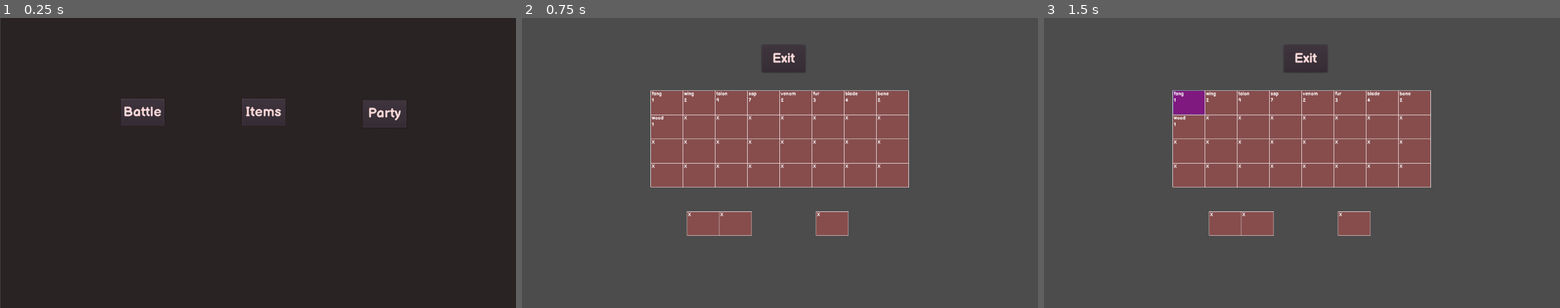
Above: before the commit, frames 1-3 (left to right).
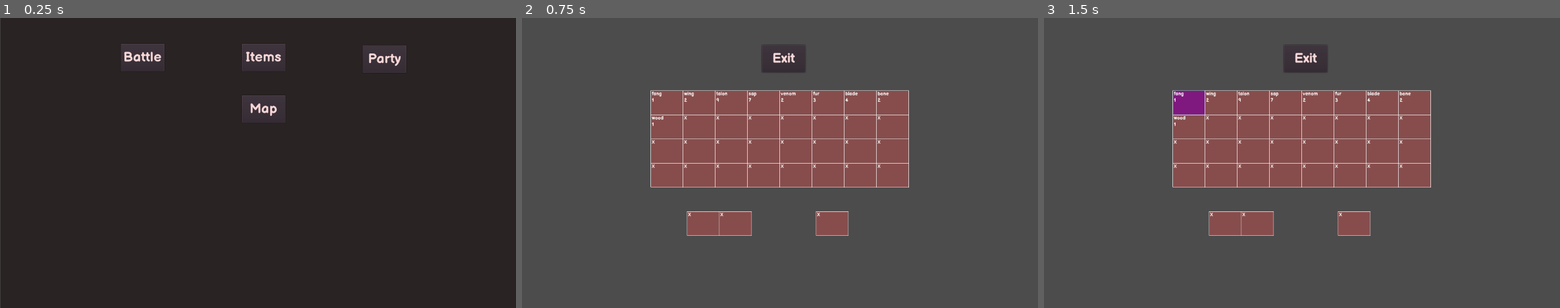
Above: after the commit, the same moments.

Repository: notMSB/shatterblade
Game: Godot game, scene res://src/Project/Debug.tscn
The game is run twice, just before and just after one commit, with the same random seed, the same clock (stepped at 60 frames per second) and the same inputs.
Inputs (mouse positions are in pixels of both pictures, inside the frame that each line leads up to):
- Up to frame 1 (0.25 s): no input
- Up to frame 2 (0.75 s): click "Items" at 0.5 s
- Up to frame 3 (1.5 s): click (1188, 102) at 1.27 s

The runs differ from the first frame. In frame 1, 2.1% of the frame differs, in the area x 23-79%, y 8-38%; in frame 2, nothing differs; in frame 3, nothing differs.

Commit message:
map functionality

Diff:
--- a/src/Project/Debug.gd
+++ b/src/Project/Debug.gd
@@ -8,3 +8,6 @@
 
 func _on_Battle_pressed():
 	return get_tree().change_scene("res://src/Project/Battle.tscn")
+
+func _on_Map_pressed():
+	return get_tree().change_scene("res://src/Project/Map.tscn")
--- a/src/Project/Debug.tscn
+++ b/src/Project/Debug.tscn
@@ -23,9 +23,9 @@
 [node name="Party" type="Button" parent="."]
 modulate = Color( 0.976471, 0.847059, 0.847059, 1 )
 margin_left = 900.0
-margin_top = 204.149
+margin_top = 68.149
 margin_right = 1008.0
-margin_bottom = 272.149
+margin_bottom = 136.149
 custom_fonts/font = SubResource( 1 )
 custom_colors/font_color_disabled = Color( 1, 1, 1, 1 )
 custom_colors/font_color = Color( 1, 1, 1, 1 )
@@ -39,9 +39,9 @@
 [node name="Inventory" type="Button" parent="."]
 modulate = Color( 0.976471, 0.847059, 0.847059, 1 )
 margin_left = 600.0
-margin_top = 200.0
+margin_top = 64.0
 margin_right = 708.0
-margin_bottom = 268.0
+margin_bottom = 132.0
 custom_fonts/font = SubResource( 1 )
 custom_colors/font_color_disabled = Color( 1, 1, 1, 1 )
 custom_colors/font_color = Color( 1, 1, 1, 1 )
@@ -52,12 +52,28 @@
 "_edit_use_anchors_": false
 }
 
+[node name="Map" type="Button" parent="."]
+modulate = Color( 0.976471, 0.847059, 0.847059, 1 )
+margin_left = 600.0
+margin_top = 192.0
+margin_right = 708.0
+margin_bottom = 260.0
+custom_fonts/font = SubResource( 1 )
+custom_colors/font_color_disabled = Color( 1, 1, 1, 1 )
+custom_colors/font_color = Color( 1, 1, 1, 1 )
+custom_colors/font_color_hover = Color( 1, 1, 1, 1 )
+custom_colors/font_color_pressed = Color( 1, 1, 1, 1 )
+text = "Map"
+__meta__ = {
+"_edit_use_anchors_": false
+}
+
 [node name="Battle" type="Button" parent="."]
 modulate = Color( 0.976471, 0.847059, 0.847059, 1 )
 margin_left = 300.0
-margin_top = 200.0
+margin_top = 64.0
 margin_right = 408.0
-margin_bottom = 268.0
+margin_bottom = 132.0
 custom_fonts/font = SubResource( 1 )
 custom_colors/font_color_disabled = Color( 1, 1, 1, 1 )
 custom_colors/font_color = Color( 1, 1, 1, 1 )
@@ -70,4 +86,5 @@
 
 [connection signal="pressed" from="Party" to="." method="_on_Party_pressed"]
 [connection signal="pressed" from="Inventory" to="." method="_on_Inventory_pressed"]
+[connection signal="pressed" from="Map" to="." method="_on_Map_pressed"]
 [connection signal="pressed" from="Battle" to="." method="_on_Battle_pressed"]
--- /dev/null
+++ b/src/Project/Line.tscn
@@ -0,0 +1,4 @@
+[gd_scene format=2]
+
+[node name="Line" type="Line2D"]
+width = 5.0
--- /dev/null
+++ b/src/Project/Map.gd
@@ -0,0 +1,110 @@
+extends Node2D
+
+export (PackedScene) var Point
+export (PackedScene) var Line
+
+const INCREMENT = 150
+const KILLDISTANCE = 140
+const MAXDISTANCE = 250
+const FUZZ = 35
+const CORNER_CHECK = 20
+var bottomRight
+var columnNum
+var startIndex
+var endIndex
+var activeNode
+
+func _ready():
+	randomize()
+	if global.storedParty.size() > 0:
+		for i in global.storedParty.size():
+			$HolderHolder/DisplayHolder.setup_player(global.storedParty[i], i)
+		for display in $HolderHolder/DisplayHolder.get_children():
+			display.get_node("Name").text = $Moves.get_classname(global.storedParty[display.get_index()].allowedType)
+	bottomRight = Vector2($ReferenceRect.margin_right, $ReferenceRect.margin_bottom)
+	columnNum = int(ceil(bottomRight.x/INCREMENT) - 1) #ceil-1 instead of floor prevents strangeness with exact divisions
+	#print(columnNum)
+	make_points(Vector2(INCREMENT,INCREMENT*.5))
+
+
+func make_points(nextPos):
+	var currentPoint = Point.instance()
+	$HolderHolder/PointHolder.add_child(currentPoint)
+	currentPoint.position = nextPos
+	fuzz_point(currentPoint)
+
+	#print(str("-----POINT ", currentPoint.get_index(), "-----"))
+	determine_neighbors(currentPoint)
+
+	nextPos.x += INCREMENT
+	if nextPos.x >= bottomRight.x:
+		nextPos.y += INCREMENT
+		if nextPos.y >= bottomRight.y: #done, clean up leftovers and set start/end points
+			for point in $HolderHolder/PointHolder.get_children():
+				if point.lines.empty() and point.visible: point.visible = false #remove orphaned points
+				if !point.visible:
+					for line in point.lines:
+						line.queue_free()
+				else:
+					if !startIndex: startIndex = point
+					else:
+						if point.position.x < startIndex.position.x: startIndex = point
+					if !endIndex: endIndex = point
+					else:
+						if point.position.x >= endIndex.position.x: endIndex = point
+				for line in point.lines:
+					line.visible = false
+			#print(str(startIndex.get_index(), " ------------> ", endIndex.get_index()))
+			startIndex.toggle_activation(true)
+			return #done
+		nextPos.x = INCREMENT
+	make_points(nextPos)
+
+func determine_neighbors(currentPoint):
+	var left = true
+	var topleft = true
+	var top = true
+	var topright = true
+	var currentIndex = currentPoint.get_index()
+	if currentIndex < columnNum: #top row
+		topleft = false
+		top = false
+		topright = false
+	if currentIndex % columnNum == 0: #leftmost column
+		left = false
+		topleft = false
+	if currentIndex % columnNum == columnNum-1: #rightmost column
+		topright = false
+
+	if left: analyze_points(currentPoint, get_point(currentIndex, 1))
+	if topleft: analyze_points(currentPoint, get_point(currentIndex, columnNum + 1))
+	if top: analyze_points(currentPoint, get_point(currentIndex, columnNum))
+	if topright: analyze_points(currentPoint, get_point(currentIndex, columnNum - 1))
+
+func analyze_points(one, two):
+	var distance = one.position.distance_to(two.position)
+	#print(distance)
+	if two.visible:
+		if distance < KILLDISTANCE:
+			one.visible = false
+		elif distance <= MAXDISTANCE:
+			var pointLine = Line.instance()
+			$HolderHolder/LineHolder.add_child(pointLine)
+			pointLine.add_point(one.position)
+			pointLine.add_point(two.position)
+			one.lines.append(pointLine)
+			two.lines.append(pointLine)
+		else:
+			print(str(two.get_index(), ": ", distance))
+
+func get_point(i, diff):
+	return $HolderHolder/PointHolder.get_child(i - diff)
+
+func fuzz_point(currentPoint):
+	var pointChange = rando_fuzz()
+	currentPoint.position.x = min(currentPoint.position.x - FUZZ + pointChange, bottomRight.x - CORNER_CHECK)
+	pointChange = rando_fuzz() #reroll for the Y
+	currentPoint.position.y = min(currentPoint.position.y - FUZZ + pointChange, bottomRight.y - CORNER_CHECK)
+
+func rando_fuzz():
+	return randi() % (FUZZ * 2)
--- /dev/null
+++ b/src/Project/Map.tscn
@@ -0,0 +1,41 @@
+[gd_scene load_steps=9 format=2]
+
+[ext_resource path="res://src/Project/Map.gd" type="Script" id=1]
+[ext_resource path="res://src/Project/Lists/Moves.gd" type="Script" id=2]
+[ext_resource path="res://src/Project/UI/DisplayHolder.gd" type="Script" id=3]
+[ext_resource path="res://src/Project/UI/UnitUI.tscn" type="PackedScene" id=4]
+[ext_resource path="res://src/Project/UI/PlayerProfile.tscn" type="PackedScene" id=5]
+[ext_resource path="res://src/Project/UI/PlayerMove.tscn" type="PackedScene" id=6]
+[ext_resource path="res://src/Project/Point.tscn" type="PackedScene" id=7]
+[ext_resource path="res://src/Project/Line.tscn" type="PackedScene" id=8]
+
+[node name="Map" type="Node2D"]
+script = ExtResource( 1 )
+Point = ExtResource( 7 )
+Line = ExtResource( 8 )
+
+[node name="Moves" type="Node2D" parent="."]
+script = ExtResource( 2 )
+
+[node name="ReferenceRect" type="ReferenceRect" parent="."]
+margin_left = 1.0
+margin_top = 1.0
+margin_right = 1280.0
+margin_bottom = 540.0
+border_color = Color( 1, 1, 1, 1 )
+editor_only = false
+__meta__ = {
+"_edit_use_anchors_": false
+}
+
+[node name="HolderHolder" type="Node2D" parent="."]
+
+[node name="DisplayHolder" type="Node2D" parent="HolderHolder"]
+script = ExtResource( 3 )
+UnitUI = ExtResource( 4 )
+PlayerProfile = ExtResource( 5 )
+PlayerMove = ExtResource( 6 )
+
+[node name="PointHolder" type="Node2D" parent="HolderHolder"]
+
+[node name="LineHolder" type="Node2D" parent="HolderHolder"]
--- /dev/null
+++ b/src/Project/Point.gd
@@ -0,0 +1,43 @@
+extends Node2D
+
+var lines = []
+var isActive = false
+
+onready var Map = get_node("../../../")
+
+func toggle_activation(active):
+	toggle_lines(active)
+	isActive = active
+	$Sprite.visible = active
+	if active: Map.activeNode = self
+
+func toggle_lines(toggle):
+	for line in lines:
+		if is_instance_valid(line): #some lines may be deleted
+			if check_neighbor(line) and !toggle: continue #do not turn off the active node's lines
+			line.visible = toggle
+		else:
+			lines.erase(line) #might as well get the deleted object out of the list
+
+func check_neighbor(line): #checks if a line is connected to the active node
+	if Map.activeNode:
+		print(line.points)
+		for pointPos in line.points:
+			if pointPos == Map.activeNode.position:
+				return true
+	return false
+
+func _on_Button_pressed():
+	for line in lines:
+		if check_neighbor(line): #the nodes are adjacent
+			Map.activeNode.toggle_activation(false) #toggle off map's active node
+			toggle_activation(true) #this is now the map's active node
+			return #done
+
+func _on_Button_mouse_entered():
+	if !isActive: #the lines are already on if it's active
+		toggle_lines(true)
+
+func _on_Button_mouse_exited():
+	if !isActive: #cannot turn off lines of the active node
+		toggle_lines(false)
--- /dev/null
+++ b/src/Project/Point.tscn
@@ -0,0 +1,25 @@
+[gd_scene load_steps=3 format=2]
+
+[ext_resource path="res://src/Project/Point.gd" type="Script" id=1]
+[ext_resource path="res://src/Assets/Enemies/test.png" type="Texture" id=2]
+
+[node name="Point" type="Node2D"]
+script = ExtResource( 1 )
+
+[node name="Sprite" type="Sprite" parent="."]
+visible = false
+scale = Vector2( 0.5, 0.5 )
+texture = ExtResource( 2 )
+
+[node name="Button" type="Button" parent="."]
+margin_left = -20.0
+margin_top = -20.0
+margin_right = 20.0
+margin_bottom = 20.0
+__meta__ = {
+"_edit_use_anchors_": false
+}
+
+[connection signal="mouse_entered" from="Button" to="." method="_on_Button_mouse_entered"]
+[connection signal="mouse_exited" from="Button" to="." method="_on_Button_mouse_exited"]
+[connection signal="pressed" from="Button" to="." method="_on_Button_pressed"]
--- a/src/Project/UI/MoveBox.gd
+++ b/src/Project/UI/MoveBox.gd
@@ -22,5 +22,7 @@
 			CurrentScene.evaluate_targets(moves[moveIndex], user, self)
 		else:
 			CurrentScene.cut_from_order(self)
-	else: #inventory
+	elif CurrentScene.name == "Inventory": #inventory
 		CurrentScene.select_box(self)
+	else: #map scene
+		pass
